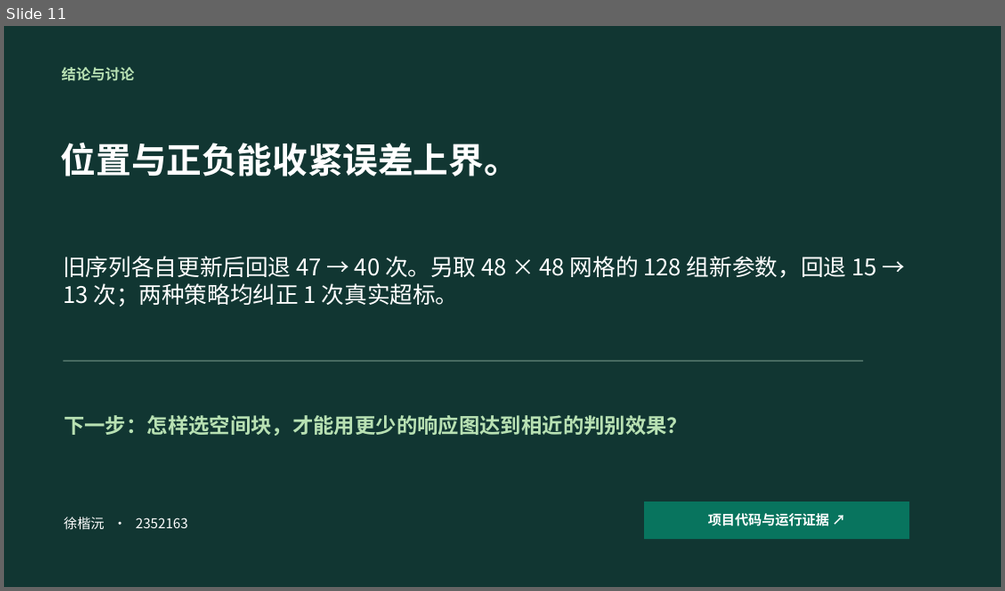
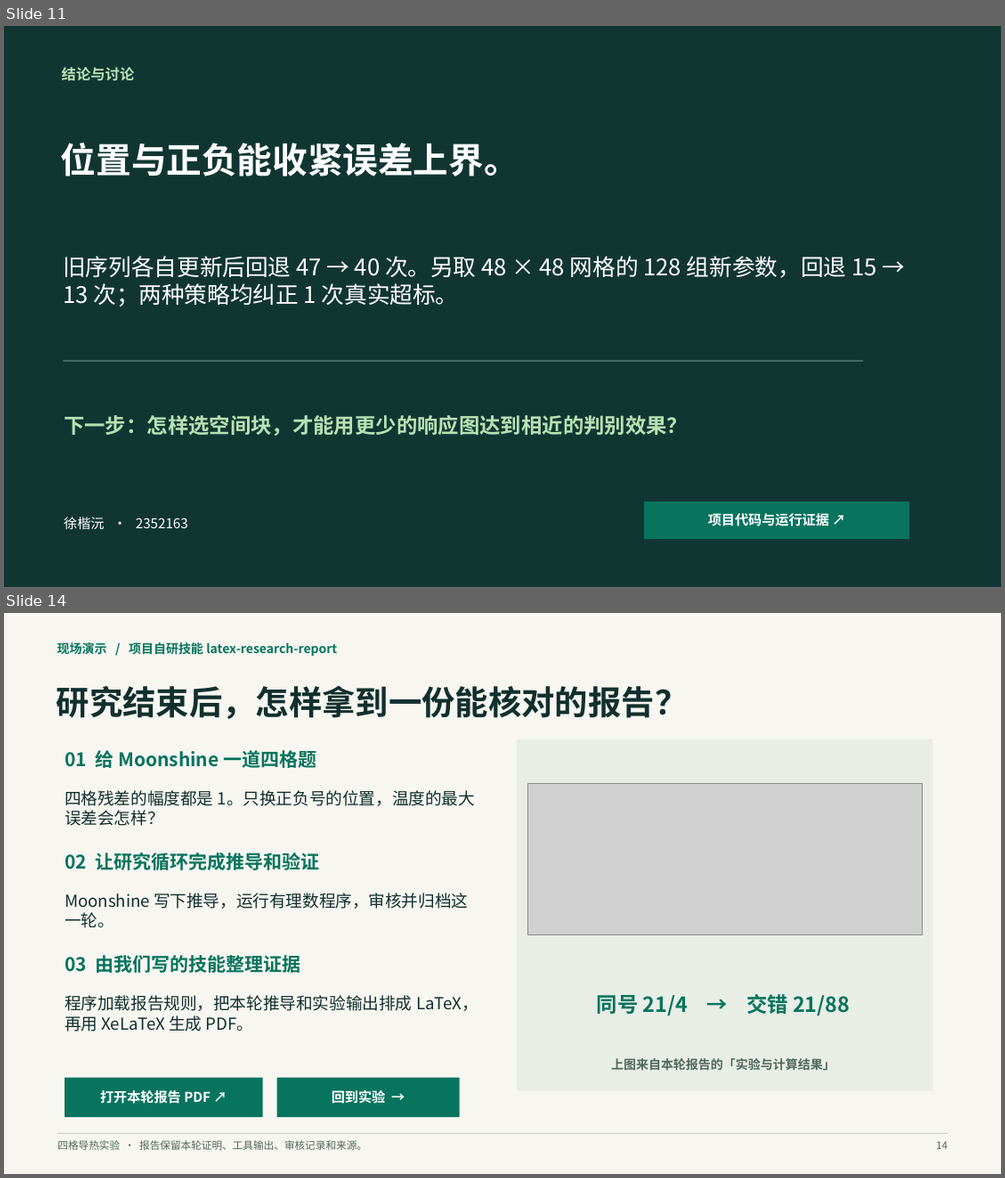
Before and after one commit to orgyuanbao/MoonshineThermalLab, a slide deck: MoonshineThermalLab/classroom/Moonshine热仿真课堂汇报.pptx. Shown one above the other, each under a label of ours: slide 11 before the commit, slides 11 and 14 after it; the slides between them are not shown. The pictures are 1005x591 and 1005x1178 pixels, drawn with LibreOffice and Linux fonts; fonts in the diff are those of the drawing; grey boxes stand for pictures. Boxes give left, top, right and bottom in pixels: in the first picture for what was removed or moved away, otherwise in the second. Text is boxed around its words. In the diff, an @@ line names an element or a change of style, - is before the commit and + after.

Commit message:
Generate evidence-linked LaTeX reports after Moonshine research rounds

```diff
--- a/MoonshineThermalLab/classroom/Moonshine热仿真课堂汇报.pptx
+++ b/MoonshineThermalLab/classroom/Moonshine热仿真课堂汇报.pptx
@@ slide 14 added at [4,613,1001,1174], background #F7F6F0 @@
@@ text added at [57,642,337,656], 12 pt, text #08745E, bold @@
+现场演示 / 项目自研技能 latex-research-report
@@ text added at [57,685,688,719], 32 pt, text #112F2D, bold @@
+研究结束后，怎样拿到一份能核对的报告？
@@ rectangle added at [517,739,933,1091], fill #E8EEE6 @@
@@ text added at [65,750,316,768], 18 pt, text #08745E, bold @@
+01 给 Moonshine 一道四格题
@@ text added at [65,790,475,826], 16 pt, text #112F2D @@
+四格残差的幅度都是 1。只换正负号的位置，温度的最大误差会怎样？
@@ picture added at [527,784,922,934] @@
@@ text added at [65,852,319,870], 18 pt, text #08745E, bold @@
+02 让研究循环完成推导和验证
@@ text added at [65,892,468,928], 16 pt, text #112F2D @@
+Moonshine 写下推导，运行有理数程序，审核并归档这一轮。
@@ text added at [65,955,300,973], 18 pt, text #08745E, bold @@
+03 由我们写的技能整理证据
@@ text added at [65,995,478,1031], 16 pt, text #112F2D @@
+程序加载报告规则，把本轮推导和实验输出排成 LaTeX，再用 XeLaTeX 生成 PDF。
@@ text added at [597,994,850,1016], 20 pt, text #08745E, bold @@
+同号 21/4 → 交错 21/88
@@ text added at [611,1058,835,1070], 12 pt, text #52675D, bold @@
+上图来自本轮报告的「实验与计算结果」
@@ rectangle added at [65,1078,263,1117], fill #08745E @@
@@ text added at [100,1090,210,1103], 13 pt, text #FFFFFF, bold @@
+打开本轮报告 PDF ↗
@@ rectangle added at [277,1078,460,1117], fill #08745E @@
@@ text added at [332,1090,386,1103], 13 pt, text #FFFFFF, bold @@
+回到实验 →
@@ rectangle added at [57,1133,947,1134], fill #CAD6CC @@
@@ text added at [57,1140,367,1150], 10 pt, text #52675D @@
+四格导热实验 · 报告保留本轮证明、工具输出、审核记录和来源。
@@ text added at [936,1141,947,1149], 10 pt, text #52675D @@
+14
```
Also in this commit, not shown: 1 slide changed, 36 other files.
